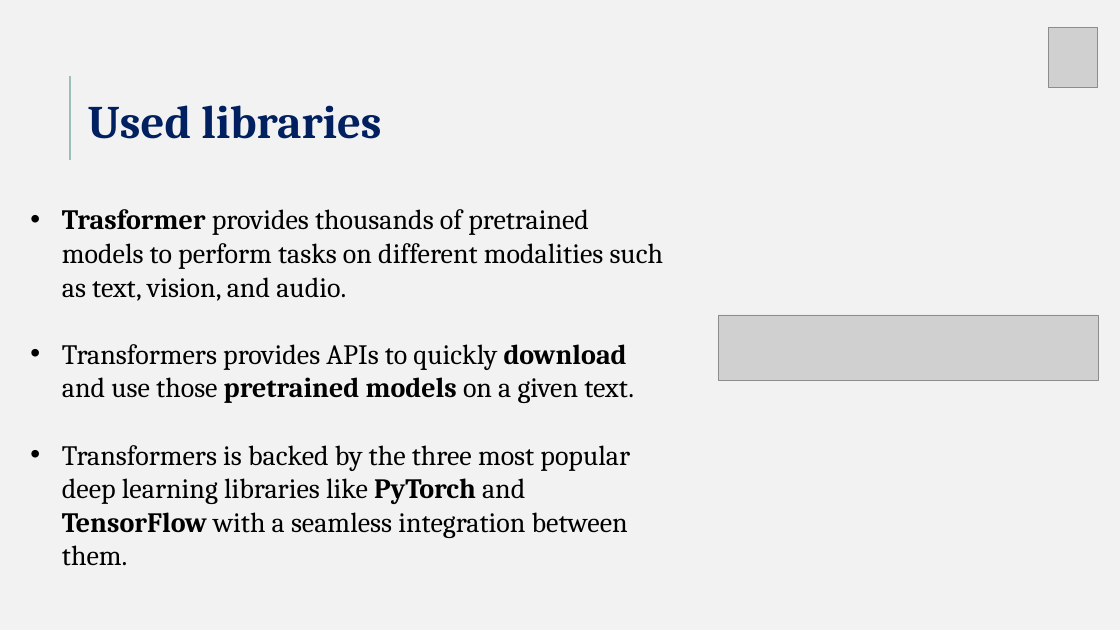
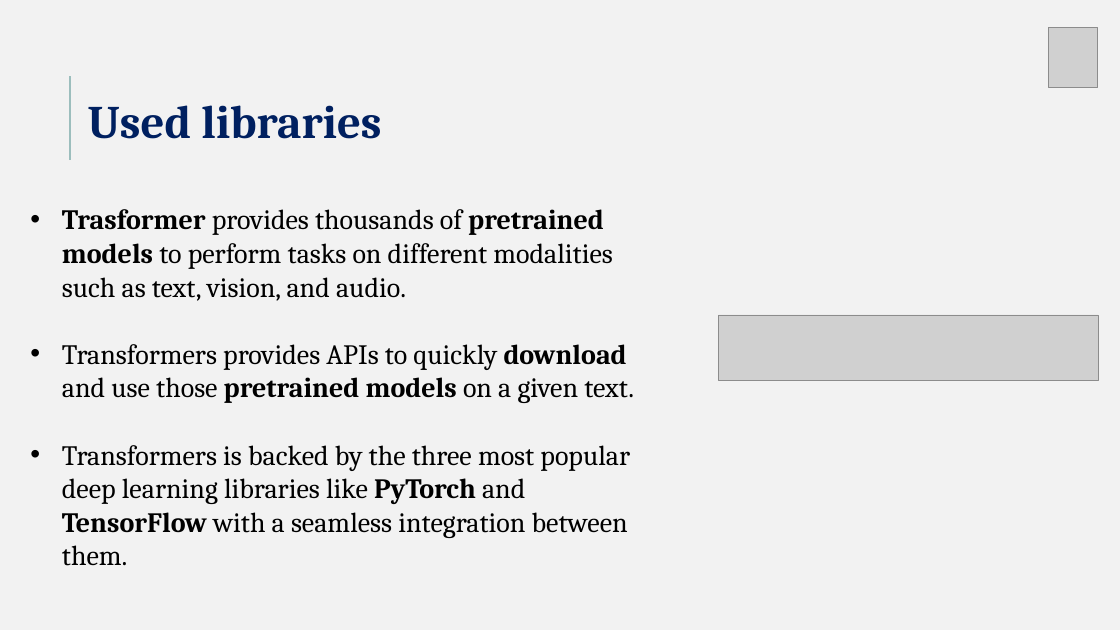
Before and after one commit to Matteoa99/ProgettoDA, a slide deck: slide 8 of DA_project.pptx (slide 7 before the commit). Drawn at 1120x630 pixels with LibreOffice and Linux fonts; fonts in the diff are those of the drawing; grey boxes stand for pictures. Boxes give left, top, right and bottom in pixels: in the first picture for what was removed or moved away, otherwise in the second. Text is boxed around its words. In the diff, an @@ line names an element or a change of style, - is before the commit and + after.

```diff
--- a/DA_project.pptx
+++ b/DA_project.pptx
@@ text at (x1=62, y1=209, x2=612, y2=301): bold on in "pretrained models" @@
```
Also in this commit, not shown: 5 other slides changed, 1 slide added.
